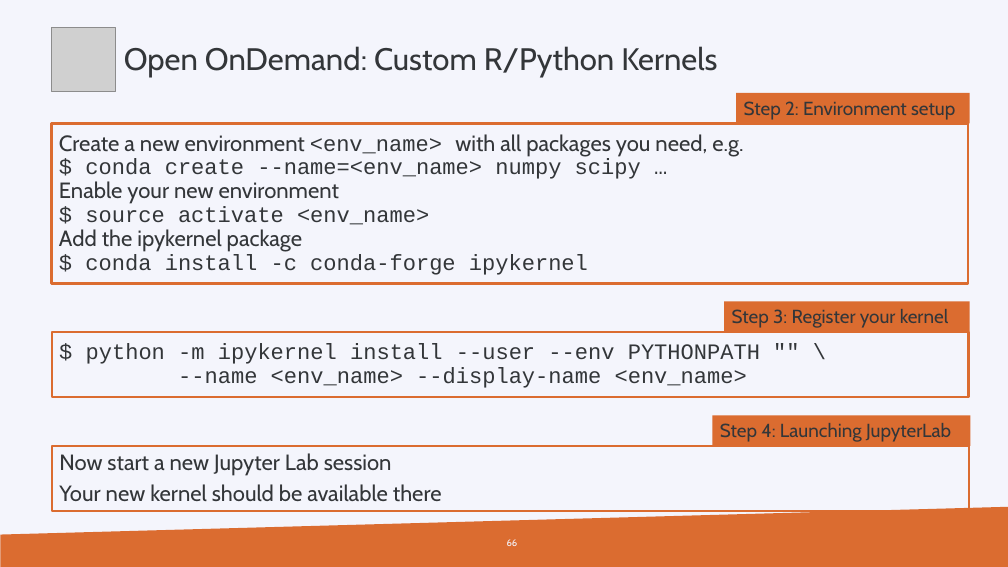
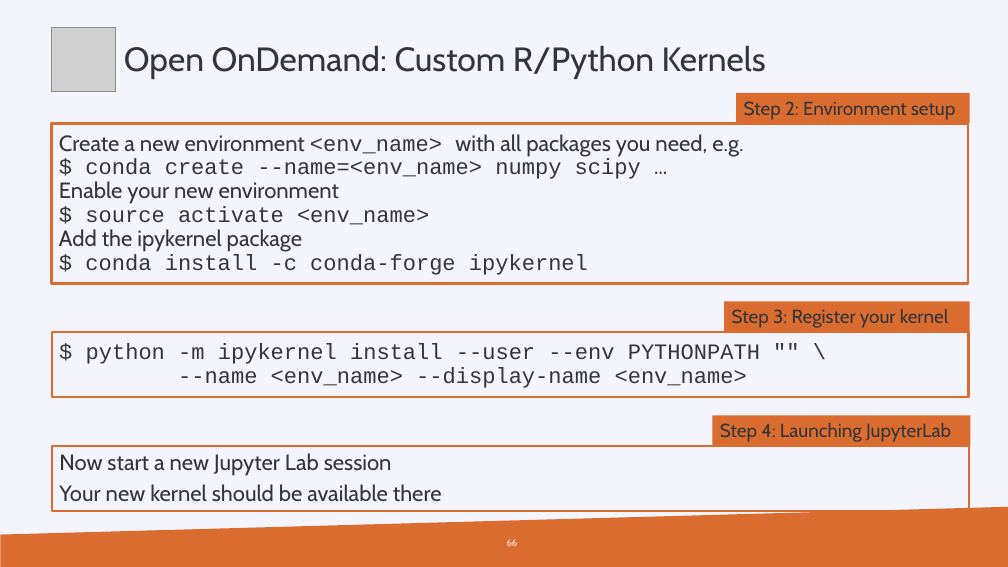
Before and after one commit to hpcleuven/HPC-intro, a slide deck: slide 66 of HPCintro.pptx. Drawn at 1008x567 pixels with LibreOffice and Linux fonts; fonts in the diff are those of the drawing; grey boxes stand for pictures; background and template pictures are left out. Boxes give left, top, right and bottom in pixels: in the first picture for what was removed or moved away, otherwise in the second. Text is boxed around its words. In the diff, an @@ line names an element or a change of style, - is before the commit and + after.

```diff
--- a/HPCintro.pptx
+++ b/HPCintro.pptx
@@ text "Open OnDemand: Custom R/Python Kernels" at box(124, 46, 766, 79): size 29.6 to 32 pt @@
```
Also in this commit, not shown: 8 other slides changed, 1 other file.
